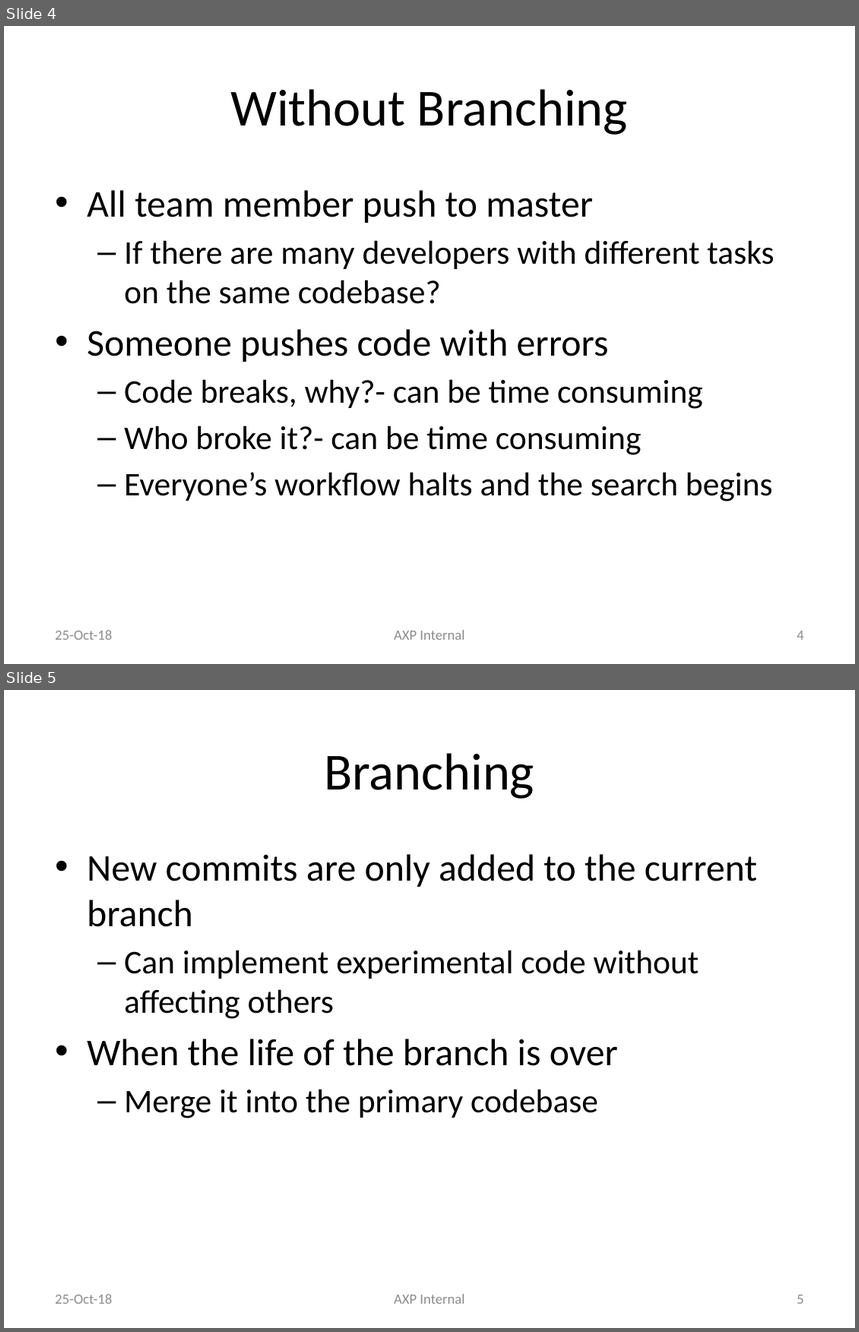
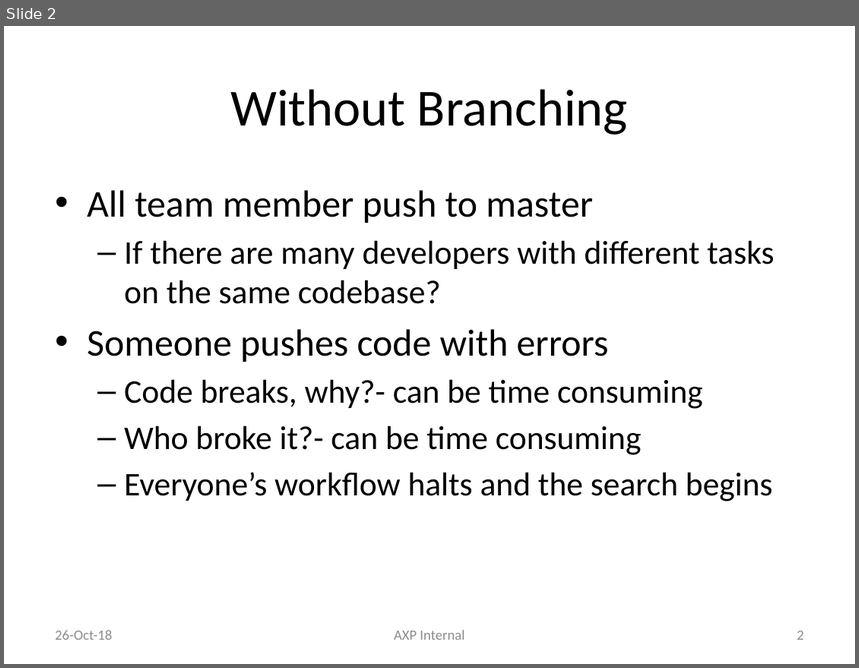
Before and after one commit to liyuan6006/GitStrategies, a slide deck: Branching.pptx. Shown one above the other, each under a label of ours: slides 4 and 5 before the commit, slide 2 after it. The pictures are 859x1332 and 859x668 pixels, drawn with LibreOffice and Linux fonts; fonts in the diff are those of the drawing. Boxes give left, top, right and bottom in pixels: in the first picture for what was removed or moved away, otherwise in the second. Text is boxed around its words. In the diff, an @@ line names an element or a change of style, - is before the commit and + after.

```diff
--- a/Branching.pptx
+++ b/Branching.pptx
@@ slide 5 removed at (4,690,855,1328), background #FFFFFF @@
@@ title removed at (324,753,534,799) @@
-Branching
@@ text removed at (87,854,757,1119) @@
-• New commits are only added to the current branch
-  – Can implement experimental code without affecting others
-• When the life of the branch is over
-  – Merge it into the primary codebase
@@ text removed at (55,1294,112,1304) @@
-25-Oct-18
@@ text removed at (394,1294,465,1304) @@
-AXP Internal
@@ page number removed at (797,1295,804,1304) @@
-5
@@ what was slide 4 is now slide 2 @@
@@ slide 2 changed as well @@
@@ text at (55,630,112,640): text changed @@
-25-Oct-18
+26-Oct-18
@@ page number at (797,631,804,640): text changed @@
-4
+2
```
Also in this commit, not shown: 14 other slides changed, 2 slides added, 7 other slides removed.
